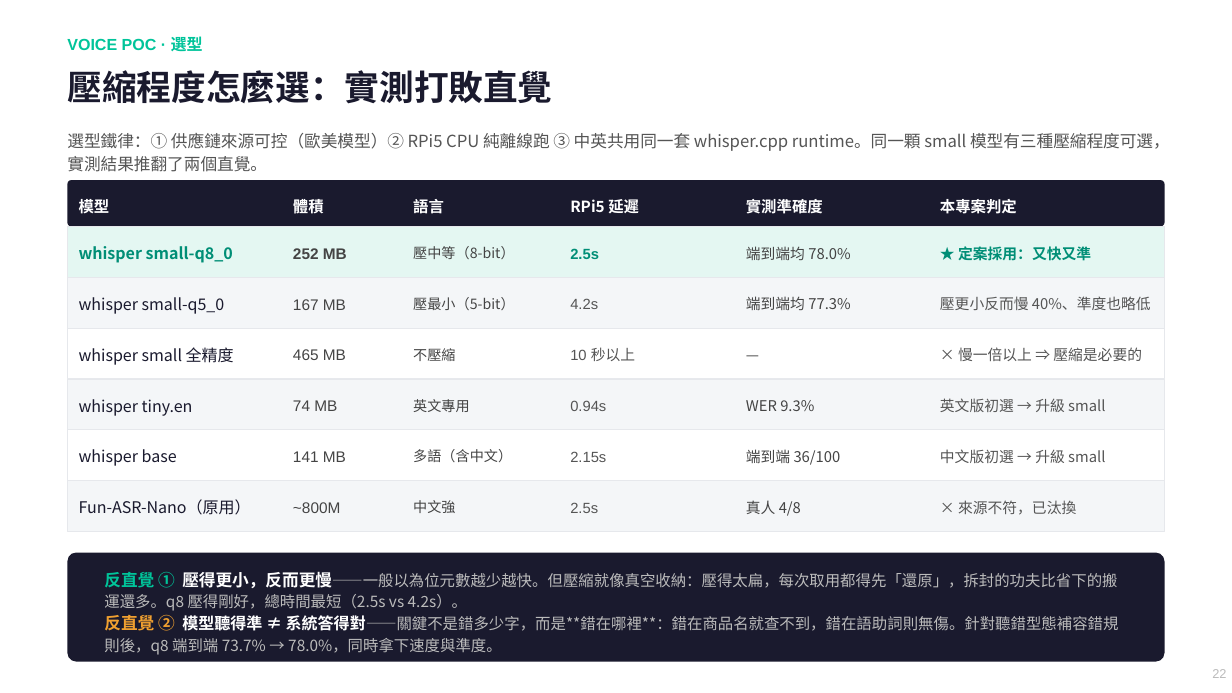
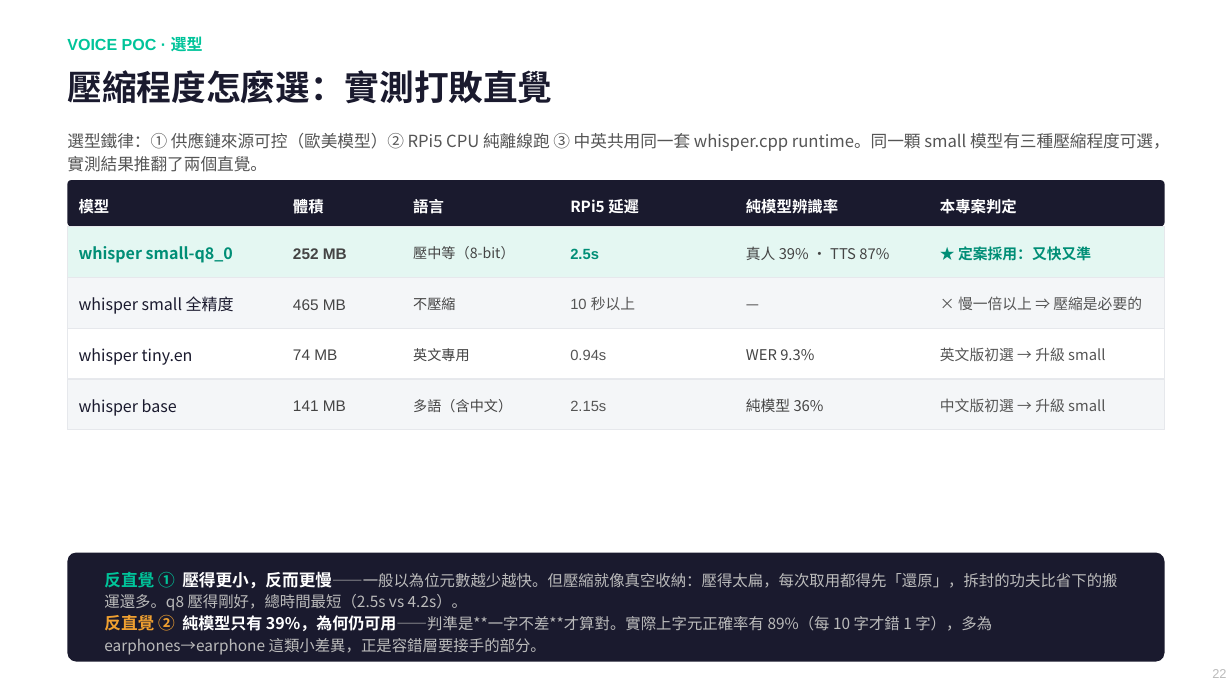
Before and after one commit to chunyen627-afk/warehouse-v2-agent, a slide deck: slide 22 of 倉管Agent_專案簡報.pptx. Drawn at 1232x693 pixels with LibreOffice and Linux fonts; fonts in the diff are those of the drawing. Boxes give left, top, right and bottom in pixels: in the first picture for what was removed or moved away, otherwise in the second. Text is boxed around its words. In the diff, an @@ line names an element or a change of style, - is before the commit and + after.

```diff
--- a/倉管Agent_專案簡報.pptx
+++ b/倉管Agent_專案簡報.pptx
@@ text at (x1=746, y1=197, x2=838, y2=217): text changed @@
-實測準確度
+純模型辨識率
@@ text at (x1=746, y1=246, x2=889, y2=260): text changed @@
-端到端均 78.0%
+真人 39% · TTS 87%
@@ text at (x1=79, y1=296, x2=234, y2=314): text changed @@
-whisper small-q5_0
+whisper small 全精度
@@ text at (x1=293, y1=299, x2=346, y2=310): text changed @@
-167 MB
+465 MB
@@ text removed at (x1=413, y1=297, x2=515, y2=310) @@
-壓最小（5-bit）
@@ text removed at (x1=570, y1=298, x2=598, y2=309) @@
-4.2s
@@ 9 texts moved together from (x1=413, y1=332, x2=1142, y2=462) to (x1=413, y1=281, x2=1142, y2=412) @@
@@ text removed at (x1=746, y1=296, x2=850, y2=310) @@
-端到端均 77.3%
@@ text removed at (x1=940, y1=296, x2=1151, y2=310) @@
-壓更小反而慢 40%、準度也略低
@@ text at (x1=79, y1=348, x2=193, y2=365): text changed @@
-whisper small 全精度
+whisper tiny.en
@@ text at (x1=293, y1=349, x2=337, y2=360): text changed @@
-465 MB
+74 MB
@@ text at (x1=940, y1=347, x2=1105, y2=361): text changed @@
-中文版初選 → 升級 small
+英文版初選 → 升級 small
@@ text at (x1=79, y1=399, x2=177, y2=416): text changed @@
-whisper tiny.en
+whisper base
@@ text at (x1=293, y1=400, x2=346, y2=411): text changed @@
-74 MB
+141 MB
@@ text added at (x1=746, y1=398, x2=824, y2=412), 11.5 pt, text #444444 @@
+純模型 36%
@@ text at (x1=940, y1=398, x2=1105, y2=412): text changed @@
-英文版初選 → 升級 small
+中文版初選 → 升級 small
@@ rectangle removed at (x1=67, y1=430, x2=1165, y2=481) @@
@@ text removed at (x1=79, y1=449, x2=177, y2=466) @@
-whisper base
@@ text removed at (x1=746, y1=449, x2=841, y2=465) @@
-端到端 36/100
@@ text removed at (x1=293, y1=451, x2=346, y2=462) @@
-141 MB
@@ rectangle removed at (x1=67, y1=481, x2=1165, y2=531) @@
@@ text removed at (x1=79, y1=499, x2=251, y2=515) @@
-Fun-ASR-Nano（原用）
@@ text removed at (x1=293, y1=502, x2=340, y2=513) @@
-~800M
@@ text removed at (x1=413, y1=500, x2=455, y2=513) @@
-中文強
@@ text removed at (x1=570, y1=502, x2=598, y2=513) @@
-2.5s
@@ text removed at (x1=746, y1=500, x2=801, y2=516) @@
-真人 4/8
@@ text removed at (x1=958, y1=500, x2=1076, y2=515) @@
-× 來源不符，已汰換
@@ text at (x1=104, y1=615, x2=992, y2=655): text changed @@
-反直覺 ② 模型聽得準 ≠ 系統答得對——關鍵不是錯多少字，而是**錯在哪裡**：錯在商品名就查不到，錯在語助詞則無傷。針對聽錯型態補容錯規則後，q8 端到端 73.7% → 78.0%，同時拿下速度與準度。
+反直覺 ② 純模型只有 39%，為何仍可用——判準是**一字不差**才算對。實際上字元正確率有 89%（每 10 字才錯 1 字），多為 earphones→earphone 這類小差異，正是容錯層要接手的部分。
```
Also in this commit, not shown: 10 other slides changed, 5 other files.
